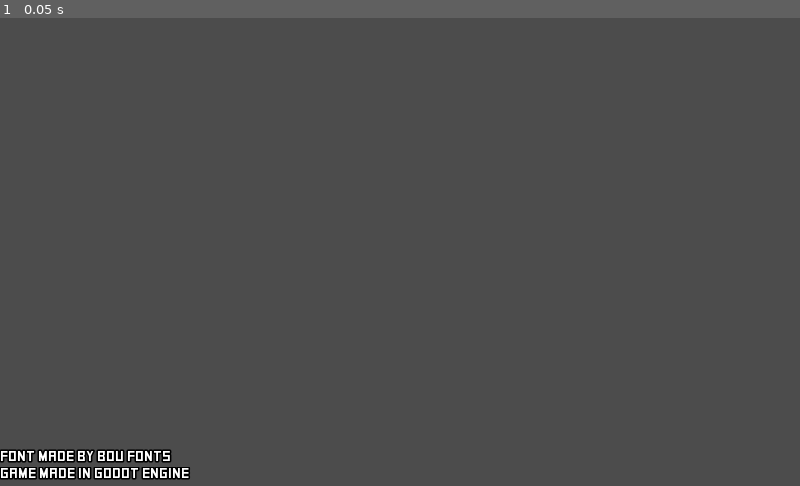
Above: before the commit, frame 1.
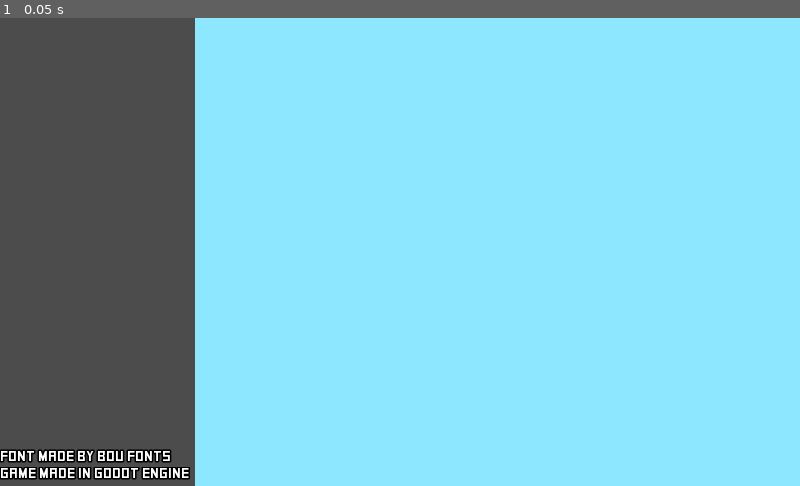
Above: after the commit, the same moment.

Repository: the-alex-g/CornerstoneCompo2022
Game: Godot game, scene res://Main.tscn
Two runs of this game, one before a commit and one after it. Both use one fixed random seed, a clock stepped at 60 frames per second and the inputs below.
Inputs:
- Up to frame 1 (0.05 s): no input

The runs differ from the first frame. In frame 1, 76% of the frame differs, in the area x 24-100%, y 0-100%.

Commit message:
Tweak settings

Diff:
--- a/project/Main.gd
+++ b/project/Main.gd
@@ -45,7 +45,7 @@
 			number_of_chars += 1
 	_scrolling_array.setup(number_of_chars)
 
-	_clear_timer.wait_time = number_of_chars * TIME_PER_CHAR * 2
+	_clear_timer.wait_time = number_of_chars * TIME_PER_CHAR * 1.2
 	_advance_timer.wait_time = TIME_PER_CHAR
 
 
--- a/project/Main.tscn
+++ b/project/Main.tscn
@@ -12,6 +12,48 @@
 "_edit_lock_": true
 }
 
+[node name="CityContainer" type="Control" parent="."]
+anchor_left = 1.0
+anchor_right = 1.0
+anchor_bottom = 1.0
+margin_left = -774.0
+__meta__ = {
+"_edit_group_": true,
+"_edit_lock_": true,
+"_edit_use_anchors_": false
+}
+
+[node name="ColorRect" type="ColorRect" parent="CityContainer"]
+anchor_right = 1.0
+anchor_bottom = 1.0
+color = Color( 0.54902, 0.905882, 1, 1 )
+__meta__ = {
+"_edit_use_anchors_": false
+}
+
+[node name="Background" type="Label" parent="CityContainer"]
+modulate = Color( 0.282353, 0.282353, 0.282353, 1 )
+anchor_right = 1.0
+anchor_bottom = 1.0
+valign = 2
+__meta__ = {
+"_edit_use_anchors_": false
+}
+
+[node name="Midground" type="Label" parent="CityContainer"]
+modulate = Color( 0.482353, 0.482353, 0.482353, 1 )
+anchor_right = 1.0
+anchor_bottom = 1.0
+valign = 2
+
+[node name="Foreground" type="Label" parent="CityContainer"]
+anchor_right = 1.0
+anchor_bottom = 1.0
+valign = 2
+__meta__ = {
+"_edit_use_anchors_": false
+}
+
 [node name="TextDisplay" type="Label" parent="."]
 anchor_left = 0.5
 anchor_top = 1.0
@@ -23,40 +65,6 @@
 grow_horizontal = 2
 grow_vertical = 2
 align = 1
-
-[node name="CityContainer" type="Control" parent="."]
-anchor_left = 1.0
-anchor_right = 1.0
-anchor_bottom = 1.0
-margin_left = -774.0
-__meta__ = {
-"_edit_group_": true,
-"_edit_lock_": true,
-"_edit_use_anchors_": false
-}
-
-[node name="Background" type="Label" parent="CityContainer"]
-modulate = Color( 0.333333, 0.333333, 0.333333, 1 )
-anchor_right = 1.0
-anchor_bottom = 1.0
-valign = 2
-__meta__ = {
-"_edit_use_anchors_": false
-}
-
-[node name="Midground" type="Label" parent="CityContainer"]
-modulate = Color( 0.756863, 0.756863, 0.756863, 1 )
-anchor_right = 1.0
-anchor_bottom = 1.0
-valign = 2
-
-[node name="Foreground" type="Label" parent="CityContainer"]
-anchor_right = 1.0
-anchor_bottom = 1.0
-valign = 2
-__meta__ = {
-"_edit_use_anchors_": false
-}
 
 [node name="WordList" type="RichTextLabel" parent="."]
 anchor_bottom = 1.0
